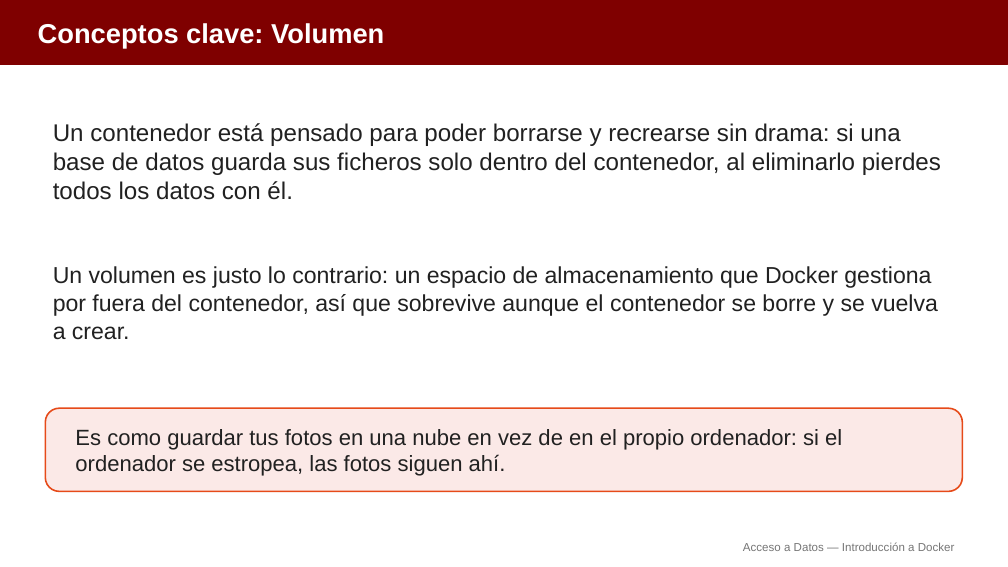
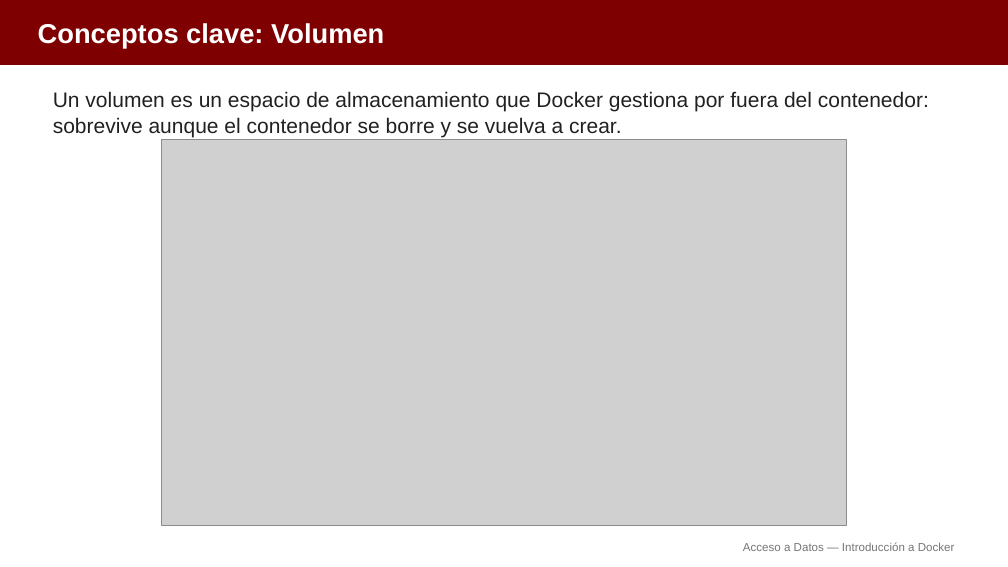
Before and after one commit to aitorventura/acceso-a-datos, a slide deck: slide 7 of docs/tema0/diapositivas/introduccion-docker.pptx (slide 10 before the commit). Drawn at 1008x567 pixels with LibreOffice and Linux fonts; fonts in the diff are those of the drawing; grey boxes stand for pictures. Boxes give left, top, right and bottom in pixels: in the first picture for what was removed or moved away, otherwise in the second. Text is boxed around its words. In the diff, an @@ line names an element or a change of style, - is before the commit and + after.

Commit message:
Añade infografías a Docker y Dev Containers (Tema 0)
Incorpora 12 infografías en los apartados de Introducción a Docker y
Dev Containers, y reorganiza las diapositivas correspondientes:
menos diapositivas, con más apoyo visual.

```diff
--- a/docs/tema0/diapositivas/introduccion-docker.pptx
+++ b/docs/tema0/diapositivas/introduccion-docker.pptx
@@ text at [53,91,929,137]: text changed; size 22 to 20 pt @@
-Un volumen es justo lo contrario: un espacio de almacenamiento que Docker gestiona por fuera del contenedor, así que sobrevive aunque el contenedor se borre y se vuelva a crear.
+Un volumen es un espacio de almacenamiento que Docker gestiona por fuera del contenedor: sobrevive aunque el contenedor se borre y se vuelva a crear.
@@ text removed at [53,123,941,200] @@
-Un contenedor está pensado para poder borrarse y recrearse sin drama: si una base de datos guarda sus ficheros solo dentro del contenedor, al eliminarlo pierdes todos los datos con él.
@@ picture added at [161,140,846,526] @@
@@ rounded rectangle removed at [45,408,963,492] @@
@@ text removed at [75,429,842,476] @@
-Es como guardar tus fotos en una nube en vez de en el propio ordenador: si el ordenador se estropea, las fotos siguen ahí.
```
Also in this commit, not shown: 11 other slides changed, 1 slide added, 6 slides removed, 17 other files.
